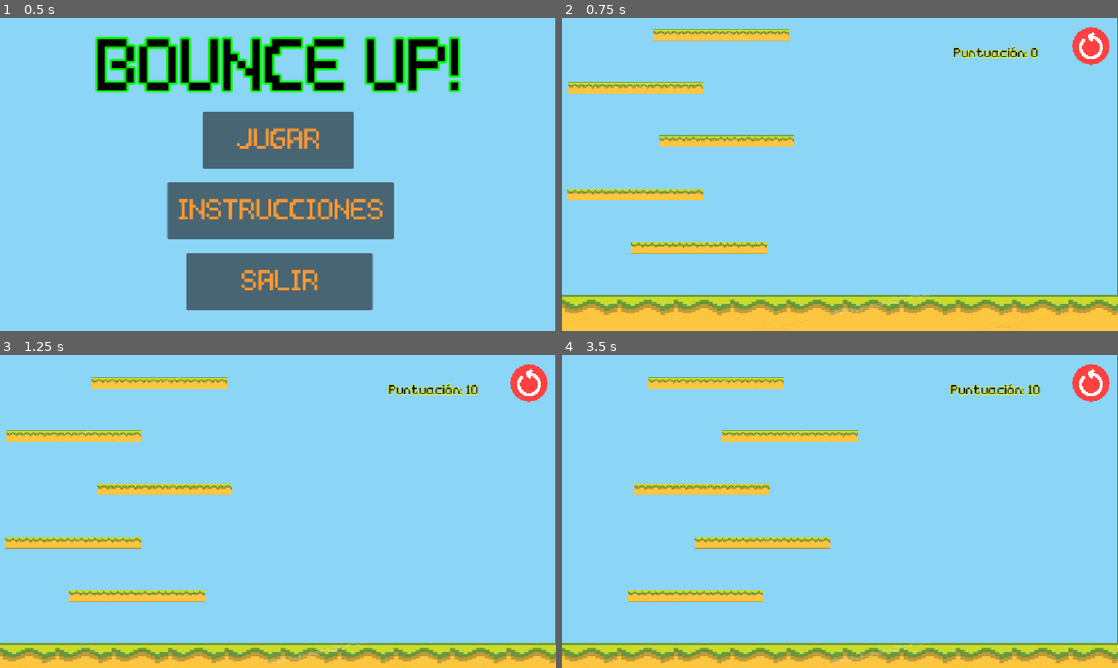
Above: before the commit, frames 1-4 (two rows, left to right).
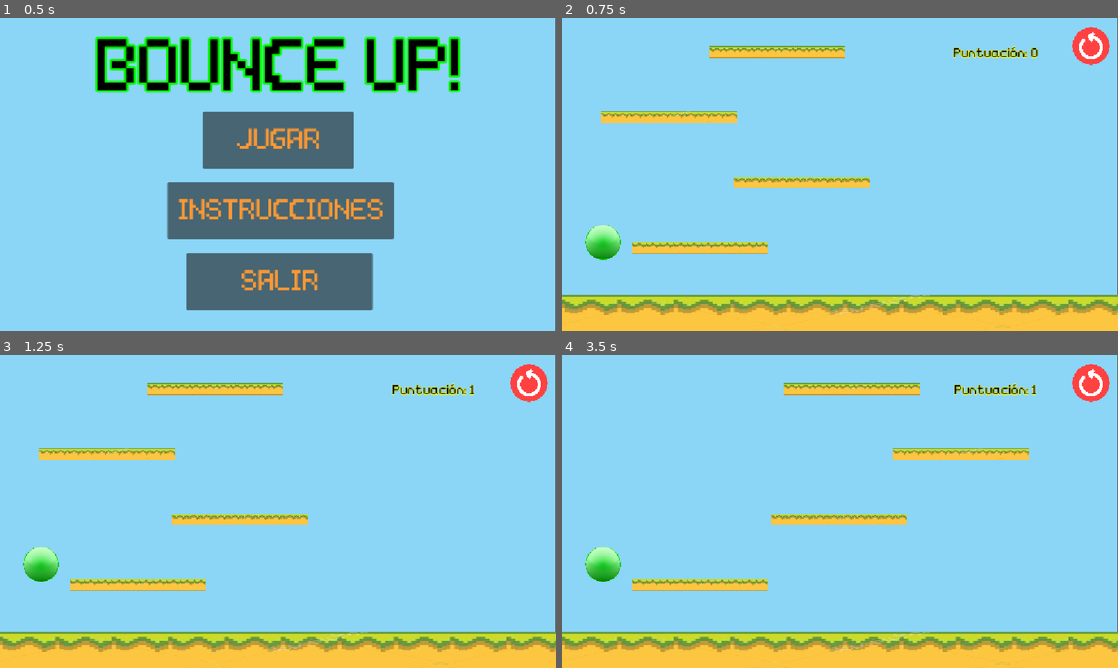
Above: after the commit, the same moments.

Repository: Miranda-511/Bounce-Up-
Game: Godot game, scene res://escenas/menu.tscn
The game is run twice, just before and just after one commit, with the same random seed, the same clock (stepped at 60 frames per second) and the same inputs.
Inputs (mouse positions are in pixels of both pictures, inside the frame that each line leads up to):
- Up to frame 1 (0.5 s): no input
- Up to frame 2 (0.75 s): click "JUGAR" at 0.5 s
- Up to frame 3 (1.25 s): no input
- Up to frame 4 (3.5 s): click (1090, 383) at 1.25 s; click (1090, 383) at 2 s; click (1090, 383) at 2.75 s

Frame 1 is identical in both runs. In frame 2, 7.1% of the frame differs, in the area x 0-56%, y 3-78%; in frame 3, 17%; in frame 4, 18%, in the area x 0-100%, y 7-99%.

Commit message:
generación automática de plataformas 2
disminución del tamaño de las plataformas, aumento leve de dificultad (trabajando en eso)

Diff:
--- a/escenas/main.tscn
+++ b/escenas/main.tscn
@@ -14,20 +14,21 @@
 
 const PLATFORM_SCENE = preload(\"res://escenas/platform.tscn\")
 
-# CONFIGURACIÓN
-const VERTICAL_GAP = 110.0
-const MIN_HORIZONTAL_STEP = 120.0
-const MAX_HORIZONTAL_STEP = 190.0
+# DIFICULTAD
+const VERTICAL_GAP = 135.0
+const MIN_HORIZONTAL_STEP = 210.0
+const MAX_HORIZONTAL_STEP = 290.0
 const GENERATE_AHEAD = 900.0
 
 # POSICIONES INTERNAS DE LA PLATAFORMA
 const PLATFORM_CENTER_X = 932.125
 const PLATFORM_TOP_OFFSET_Y = 481.0
-const PLATFORM_HALF_WIDTH = 140.0
-
-# POSICIÓN DEL PISO
+const PLATFORM_HALF_WIDTH = 90.0
+
+# POSICIÓN INICIAL
 const FLOOR_TOP_Y = 582.5
 const FIRST_PLATFORM_ABOVE_FLOOR = 110.0
+const FIRST_PLATFORM_HORIZONTAL_OFFSET = 200.0
 
 @onready var main: Node2D = get_parent()
 
@@ -49,20 +50,21 @@
 		set_process(false)
 		return
 
-	# CENTRAR LA PRIMERA PLATAFORMA CON EL JUGADOR
 	var screen_width = get_viewport_rect().size.x
 
+	# POSICIÓN INICIAL
 	last_center_x = clamp(
-		player.global_position.x + 104.6,
-		PLATFORM_HALF_WIDTH,
-		screen_width - PLATFORM_HALF_WIDTH
-	)
-
-	# ALTURA DE LA PRIMERA PLATAFORMA
-	next_platform_y = (
-		FLOOR_TOP_Y
-		- FIRST_PLATFORM_ABOVE_FLOOR
-	)
+		player.global_position.x + 104.6 + FIRST_PLATFORM_HORIZONTAL_OFFSET,
+		120.0,
+		screen_width - 120.0
+	)
+
+	next_platform_y = FLOOR_TOP_Y - FIRST_PLATFORM_ABOVE_FLOOR
+
+	# CREAR PRIMERA PLATAFORMA
+	spawn_platform(last_center_x)
+
+	next_platform_y -= VERTICAL_GAP
 
 	generate_ahead()
 
@@ -81,38 +83,64 @@
 		create_platform()
 
 
+func spawn_platform(center_x):
+
+	var new_platform = PLATFORM_SCENE.instantiate()
+
+	new_platform.position = Vector2(
+		center_x - PLATFORM_CENTER_X,
+		next_platform_y - PLATFORM_TOP_OFFSET_Y
+	)
+
+	main.add_child.call_deferred(new_platform)
+
+
 func create_platform():
 
 	var screen_width = get_viewport_rect().size.x
 
-	var min_x = PLATFORM_HALF_WIDTH
-	var max_x = screen_width - PLATFORM_HALF_WIDTH
-
-	# ELEGIR DIRECCIÓN Y DISTANCIA
-	var direction = -1.0 if randf() < 0.5 else 1.0
-
-	var step = randf_range(
-		MIN_HORIZONTAL_STEP,
-		MAX_HORIZONTAL_STEP
-	)
-
-	var new_x = last_center_x + direction * step
-
-	# EVITAR SALIR DE LA PANTALLA
-	if new_x < min_x or new_x > max_x:
-		new_x = last_center_x - direction * step
-
-	new_x = clamp(new_x, min_x, max_x)
+	var min_x = 120.0
+	var max_x = screen_width - 120.0
+
+	# POSICIONES POSIBLES A LA IZQUIERDA
+	var left_min = max(
+		min_x,
+		last_center_x - MAX_HORIZONTAL_STEP
+	)
+
+	var left_max = last_center_x - MIN_HORIZONTAL_STEP
+
+	# POSICIONES POSIBLES A LA DERECHA
+	var right_min = last_center_x + MIN_HORIZONTAL_STEP
+
+	var right_max = min(
+		max_x,
+		last_center_x + MAX_HORIZONTAL_STEP
+	)
+
+	var can_go_left = left_max >= left_min
+	var can_go_right = right_max >= right_min
+
+	var new_x = last_center_x
+
+	# ELEGIR ALEATORIAMENTE ENTRE AMBOS LADOS
+	if can_go_left and can_go_right:
+
+		if randf() < 0.5:
+			new_x = randf_range(left_min, left_max)
+		else:
+			new_x = randf_range(right_min, right_max)
+
+	elif can_go_left:
+
+		new_x = randf_range(left_min, left_max)
+
+	elif can_go_right:
+
+		new_x = randf_range(right_min, right_max)
 
 	# CREAR PLATAFORMA
-	var new_platform = PLATFORM_SCENE.instantiate()
-
-	new_platform.position = Vector2(
-		new_x - PLATFORM_CENTER_X,
-		next_platform_y - PLATFORM_TOP_OFFSET_Y
-	)
-
-	main.add_child.call_deferred(new_platform)
+	spawn_platform(new_x)
 
 	# ACTUALIZAR POSICIONES
 	last_center_x = new_x
--- a/escenas/player.tscn
+++ b/escenas/player.tscn
@@ -86,11 +86,11 @@
 script = SubResource("GDScript_esbpa")
 
 [node name="Sprite2D" type="Sprite2D" parent="." unique_id=1025957690]
-position = Vector2(471, -74)
+position = Vector2(104.099976, 534.99994)
 scale = Vector2(0.13, 0.13)
 texture = ExtResource("1_esbpa")
 
 [node name="CollisionShape2D" type="CollisionShape2D" parent="." unique_id=773558526]
-position = Vector2(471, -74)
+position = Vector2(104.645966, 534.99994)
 scale = Vector2(0.15, 0.15)
 shape = SubResource("CircleShape2D_pv7or")
--- a/project.godot
+++ b/project.godot
@@ -13,7 +13,7 @@
 config/name="Bounce Up!"
 run/main_scene="uid://jnr0lyh5wf73"
 config/features=PackedStringArray("4.7", "GL Compatibility")
-config/icon="uid://pc3dxwnri37g"
+config/icon="uid://dbsropqrgrgbi"
 
 [display]
 
Binary file added: Pelota Saltarina en el Cielo.png
Not shown, added: Pelota Saltarina en el Cielo.png.import
